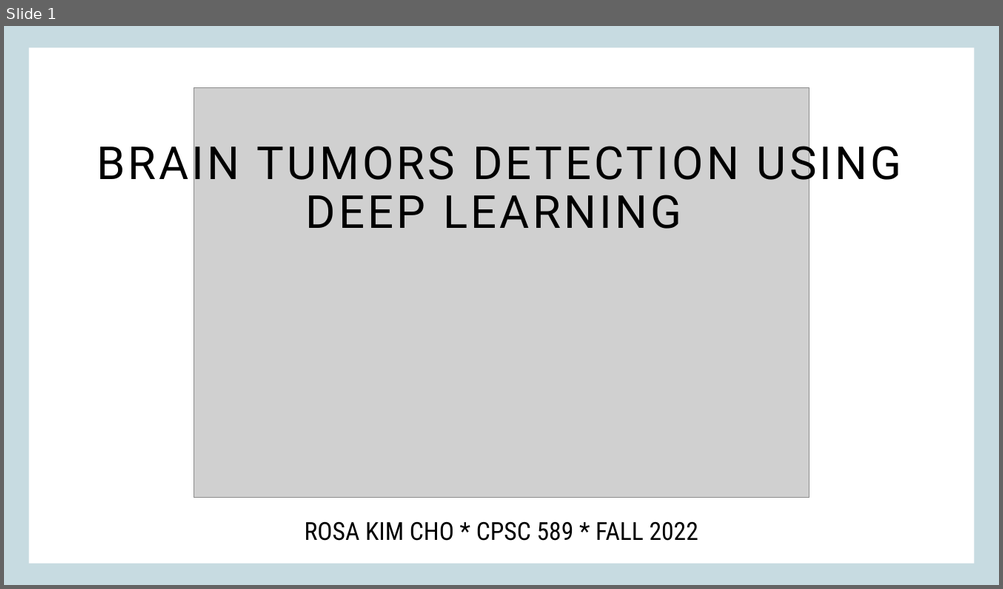
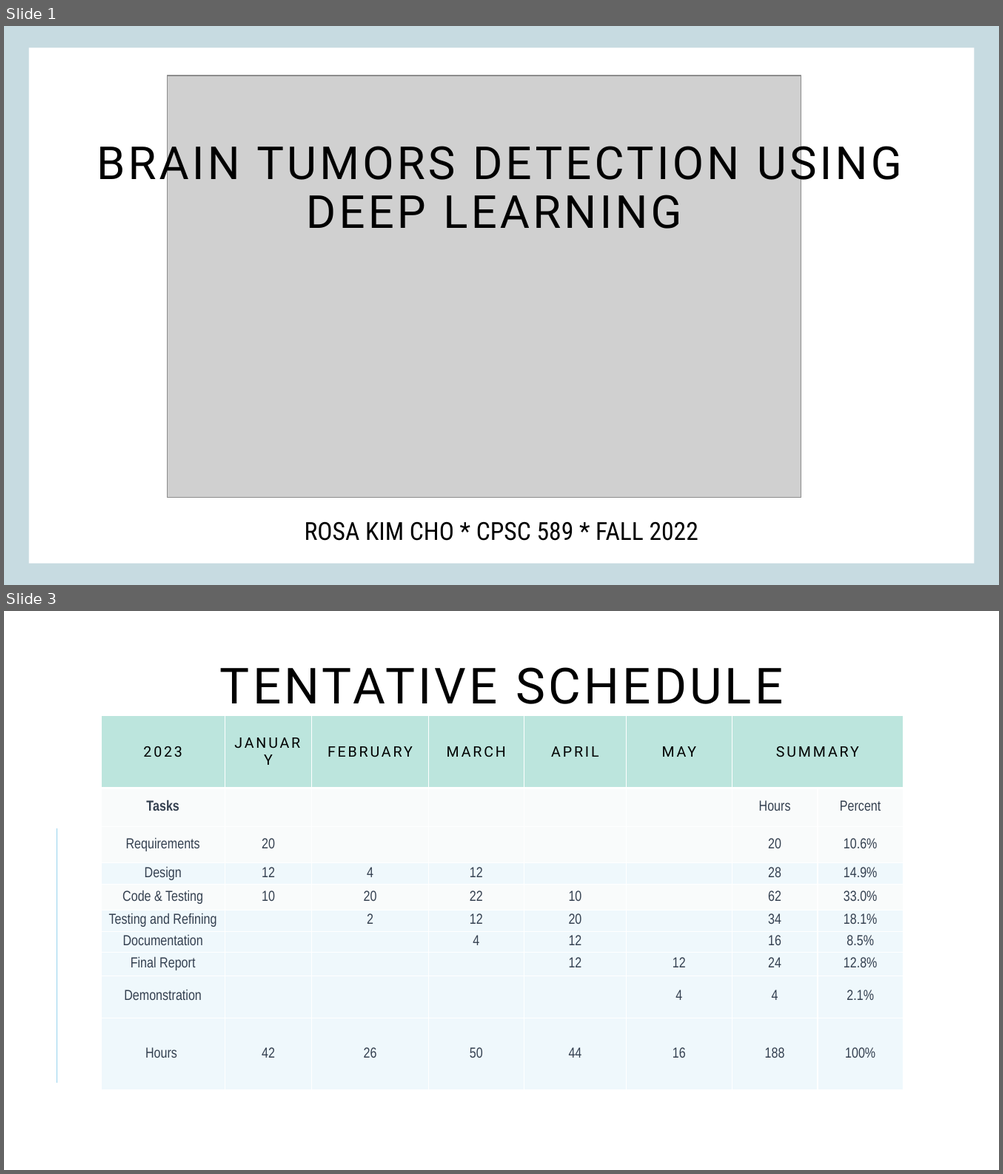
Before and after one commit to rkcho317/projcerebro, a slide deck: Presentation2.pptx. Shown one above the other, each under a label of ours: slide 1 before the commit, slides 1 and 3 after it; the slides between them are not shown. The pictures are 1003x589 and 1003x1174 pixels, drawn with LibreOffice and Linux fonts; fonts in the diff are those of the drawing; grey boxes stand for pictures. Boxes give left, top, right and bottom in pixels: in the first picture for what was removed or moved away, otherwise in the second. Text is boxed around its words. In the diff, an @@ line names an element or a change of style, - is before the commit and + after.

```diff
--- a/Presentation2.pptx
+++ b/Presentation2.pptx
@@ slide 3 added at (4,611,999,1170), background #FFFFFF @@
@@ title added at (220,667,783,704), 48 pt, text #000000 @@
+TENTATIVE SCHEDULE
@@ table added at (101,716,904,1122), 10 rows, 8 columns @@
+2023 | JANUARY | FEBRUARY | MARCH | APRIL | MAY | SUMMARY | 
+Tasks |  |  |  |  |  | Hours | Percent
+Requirements | 20 |  |  |  |  | 20 | 10.6%
+Design | 12 | 4 | 12 |  |  | 28 | 14.9%
+Code & Testing | 10 | 20 | 22 | 10 |  | 62 | 33.0%
+Testing and Refining |  | 2 | 12 | 20 |  | 34 | 18.1%
+Documentation |  |  | 4 | 12 |  | 16 | 8.5%
+Final Report |  |  |  | 12 | 12 | 24 | 12.8%
+Demonstration |  |  |  |  | 4 | 4 | 2.1%
+Hours | 42 | 26 | 50 | 44 | 16 | 188 | 100%
@@ line added from (57, 829) to (57, 1083), #96D3ED 1 pt @@
@@ slide 1 changed as well @@
@@ picture: place and size @@
-picture at (193,88,809,498)
+picture at (168,76,801,497)
```
Also in this commit, not shown: 1 other slide changed, 4 other slides added, 11 slides removed, 8 other files.
